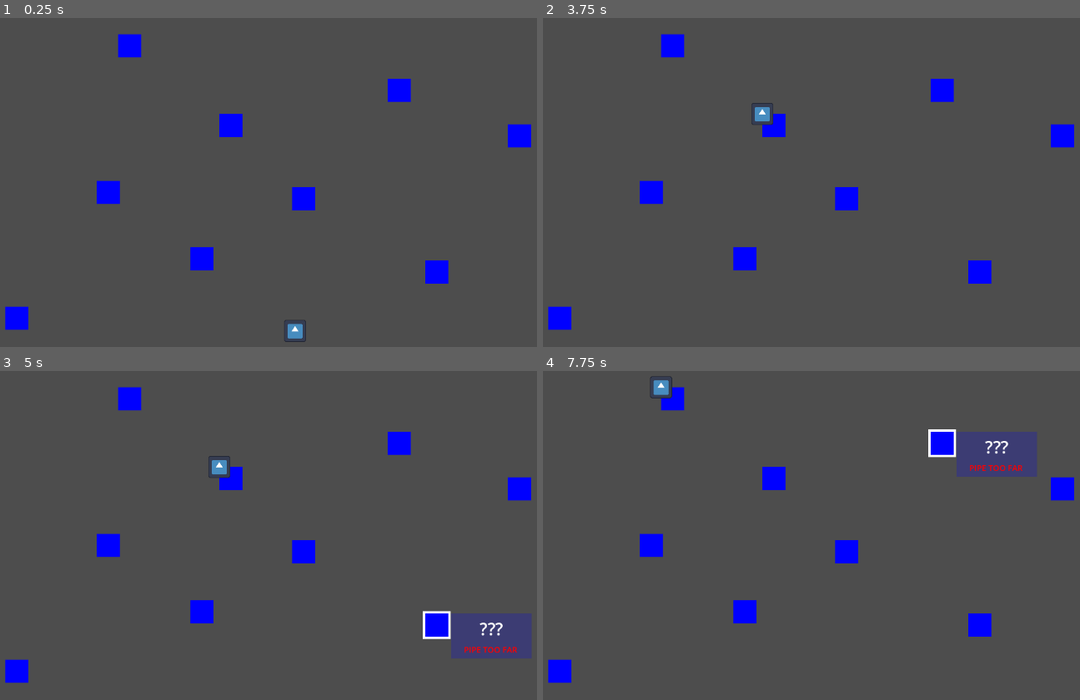
Above: before the commit, frames 1-4 (two rows, left to right).
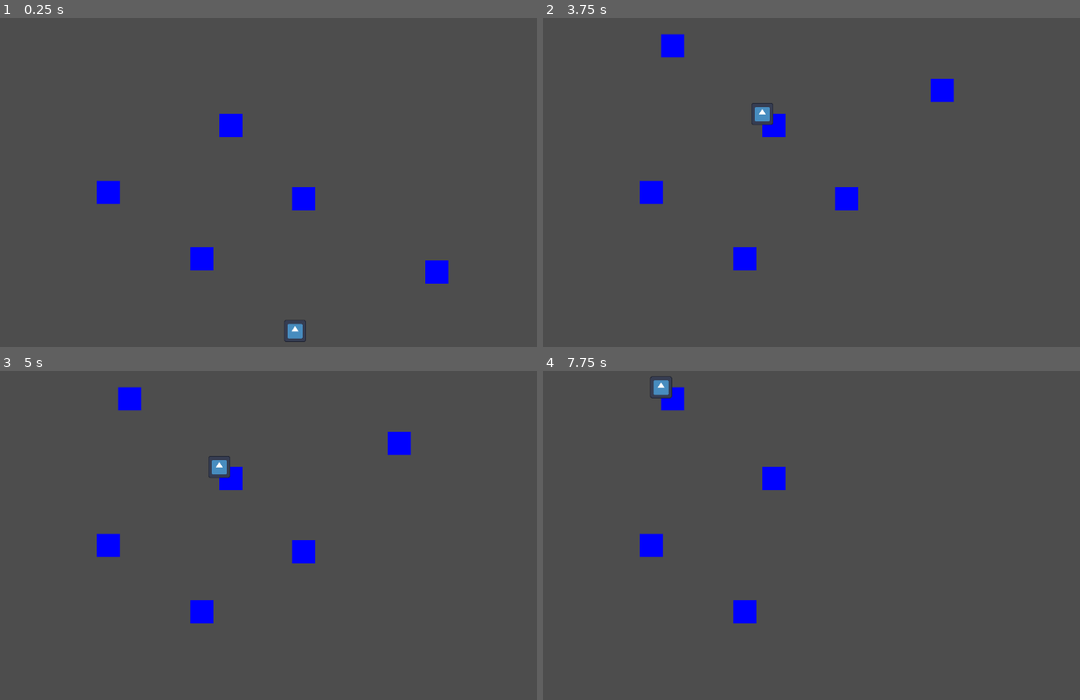
Above: after the commit, the same moments.

Repository: Lukko-Digital/upwell
Game: Godot game, scene res://src/map/map.tscn
Two runs of this game, one before a commit and one after it. Both use one fixed random seed, a clock stepped at 60 frames per second and the inputs below. The engine's default icon, where the game draws it, is replaced by a stand-in: a white triangle on a blue panel in a dark square.
Inputs (mouse positions are in pixels of both pictures, inside the frame that each line leads up to):
- Up to frame 1 (0.25 s): no input
- Up to frame 2 (3.75 s): tap Enter at 0.5, 2, 3.5 s; drag from (747, 258) to (849, 198) at 0.52 s; tap Space at 1.25, 2.75 s; drag from (849, 198) to (747, 258) at 1.27 s; move the mouse to (977, 271) at 2.02 s; click (977, 271) at 2.17 s; drag from (650, 192) to (849, 198) at 2.77 s; drag from (773, 126) to (977, 271) at 3.52 s
- Up to frame 3 (5 s): tap Space at 4.25 s; drag from (520, 489) to (434, 624) at 4.27 s
- Up to frame 4 (7.75 s): move the mouse to (940, 443) at 5.02 s; click (940, 443) at 5.17 s; drag from (671, 397) to (650, 545) at 5.77 s; drag from (559, 670) to (773, 479) at 6.52 s; drag from (682, 558) to (940, 443) at 7.27 s

The runs differ from the first frame. In frame 1, 1.3% of the frame differs, in the area x 0-99%, y 4-95%; in frame 2, 0.9%; in frame 3, 3.1%; in frame 4, 3.7%, in the area x 0-99%, y 17-95%.

Commit message:
hide pipes that are far away

Diff:
--- a/src/map/pipe.gd
+++ b/src/map/pipe.gd
@@ -5,18 +5,16 @@
 @onready var hitbox = $Hitbox
 @onready var info_tag = $InfoTag
 
-@onready var info_unknown = $InfoTag/Unknown
 @onready var pipe_info = $InfoTag/PipeInfo
 @onready var too_far = $InfoTag/TooFar
 
 signal clicked(pipe)
 
-var player_can_see = false
 var player_can_move = false
 
 func _ready():
+	hide()
 	info_tag.hide()
-	pipe_info.hide()
 
 func _on_mouse_entered():
 	hovered_box.show()
@@ -41,9 +39,7 @@
 			player_can_move = true
 			too_far.hide()
 		"VisionRadius":
-			player_can_see = true
-			pipe_info.show()
-			info_unknown.hide()
+			show()
 
 func _on_hitbox_area_exited(area):
 	match area.name:
@@ -51,6 +47,4 @@
 			player_can_move = false
 			too_far.show()
 		"VisionRadius":
-			player_can_see = false
-			pipe_info.hide()
-			info_unknown.show()
+			hide()
--- a/src/map/pipe.tscn
+++ b/src/map/pipe.tscn
@@ -35,16 +35,8 @@
 offset_bottom = 78.0
 color = Color(0, 0, 1, 0.215686)
 
-[node name="Unknown" type="Label" parent="InfoTag"]
+[node name="PipeInfo" type="Label" parent="InfoTag"]
 layout_mode = 0
-offset_left = 49.0
-offset_top = 5.0
-offset_right = 91.0
-offset_bottom = 47.0
-theme_override_font_sizes/font_size = 30
-text = "???"
-
-[node name="PipeInfo" type="Label" parent="InfoTag"]
 offset_left = 4.0
 offset_top = 4.0
 offset_right = 134.0
